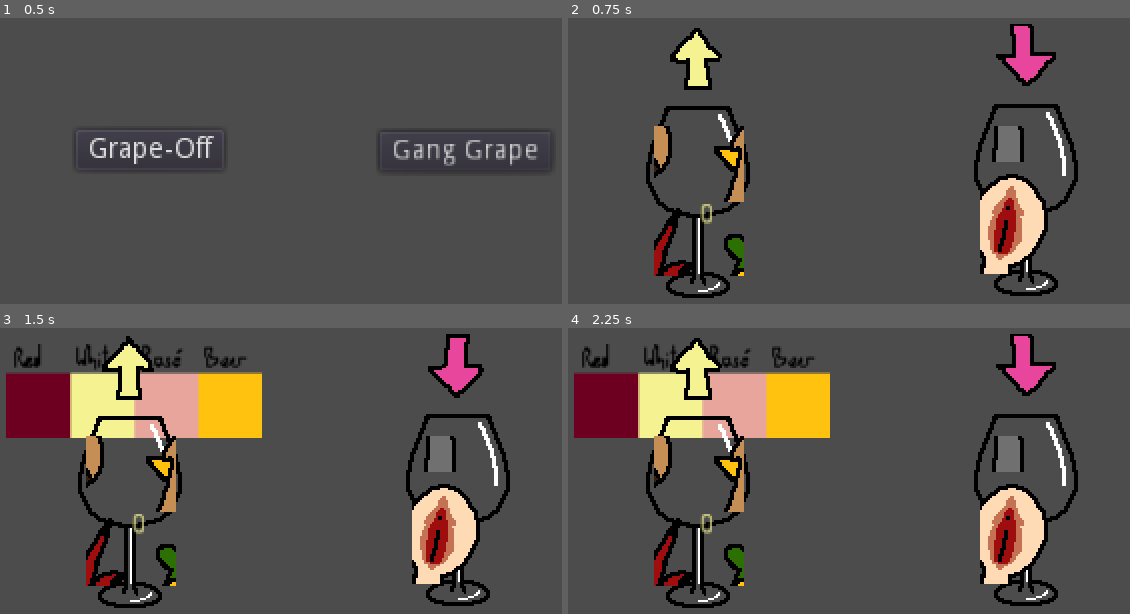
Above: before the commit, frames 1-4 (two rows, left to right).
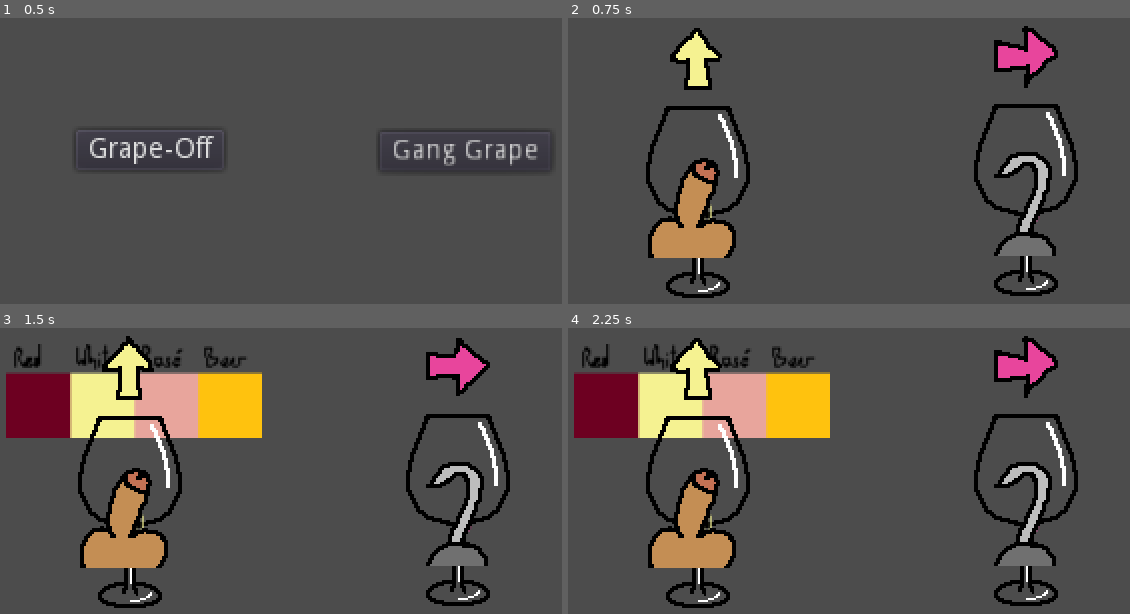
Above: after the commit, the same moments.

Repository: fabian-bubla/Leberolympiade
Game: Godot game, scene res://assets/StartScreen/StartScreen.tscn
Two runs of this game, one before a commit and one after it. Both use one fixed random seed, a clock stepped at 60 frames per second and the inputs below. Sound files missing from this copy of the repository are replaced by a short silence.
Inputs (mouse positions are in pixels of both pictures, inside the frame that each line leads up to):
- Up to frame 1 (0.5 s): no input
- Up to frame 2 (0.75 s): click "Grape-Off" at 0.5 s
- Up to frame 3 (1.5 s): tap Enter (ui_accept) at 1.25 s; move the mouse to (427, 436) at 1.27 s; hold Right (ui_right) from 1.28 s (still down); click (427, 436) at 1.42 s
- Up to frame 4 (2.25 s): tap Enter (ui_accept) at 1.52 s; release Right (ui_right) at 2 s; drag from (725, 473) to (820, 528) at 2.02 s

Frame 1 is identical in both runs. In frame 2, 11% of the frame differs, in the area x 14-88%, y 2-91%; in frame 3, 11%; in frame 4, 11%.

Commit message:
hands frames fix

Diff:
--- a/assets/WineGlass/WineGlass.tscn
+++ b/assets/WineGlass/WineGlass.tscn
@@ -56,12 +56,10 @@
 "_edit_use_anchors_": false
 }
 
-[node name="HandSprite" type="Sprite" parent="." groups=[
-"HandSprites",
-]]
+[node name="HandSprite" type="Sprite" parent="."]
 texture = ExtResource( 7 )
-hframes = 5
-vframes = 3
+hframes = 4
+vframes = 4
 script = ExtResource( 8 )
 
 [node name="Arrows" parent="." instance=ExtResource( 3 )]
--- a/assets/_Arrows/Arrows.tres
+++ b/assets/_Arrows/Arrows.tres
@@ -6,40 +6,40 @@
 [ext_resource path="res://assets/_Arrows/Arrow_Down.png" type="Texture" id=4]
 [ext_resource path="res://assets/_Arrows/Arrow_X.png" type="Texture" id=5]
 
-[sub_resource type="AtlasTexture" id=1]
+[sub_resource type="AtlasTexture" id=4]
+atlas = ExtResource( 4 )
+region = Rect2( 0, 0, 32, 32 )
+
+[sub_resource type="AtlasTexture" id=5]
+atlas = ExtResource( 4 )
+region = Rect2( 32, 0, 32, 32 )
+
+[sub_resource type="AtlasTexture" id=6]
+atlas = ExtResource( 4 )
+region = Rect2( 64, 0, 32, 32 )
+
+[sub_resource type="AtlasTexture" id=16]
 atlas = ExtResource( 2 )
 region = Rect2( 0, 0, 32, 32 )
 
-[sub_resource type="AtlasTexture" id=2]
+[sub_resource type="AtlasTexture" id=17]
 atlas = ExtResource( 2 )
 region = Rect2( 32, 0, 32, 32 )
 
-[sub_resource type="AtlasTexture" id=3]
+[sub_resource type="AtlasTexture" id=18]
 atlas = ExtResource( 2 )
 region = Rect2( 64, 0, 32, 32 )
 
-[sub_resource type="AtlasTexture" id=4]
+[sub_resource type="AtlasTexture" id=7]
 atlas = ExtResource( 3 )
 region = Rect2( 0, 0, 32, 32 )
 
-[sub_resource type="AtlasTexture" id=5]
+[sub_resource type="AtlasTexture" id=8]
 atlas = ExtResource( 3 )
 region = Rect2( 32, 0, 32, 32 )
 
-[sub_resource type="AtlasTexture" id=6]
+[sub_resource type="AtlasTexture" id=9]
 atlas = ExtResource( 3 )
-region = Rect2( 64, 0, 32, 32 )
-
-[sub_resource type="AtlasTexture" id=7]
-atlas = ExtResource( 4 )
-region = Rect2( 0, 0, 32, 32 )
-
-[sub_resource type="AtlasTexture" id=8]
-atlas = ExtResource( 4 )
-region = Rect2( 32, 0, 32, 32 )
-
-[sub_resource type="AtlasTexture" id=9]
-atlas = ExtResource( 4 )
 region = Rect2( 64, 0, 32, 32 )
 
 [sub_resource type="AtlasTexture" id=10]
@@ -68,14 +68,14 @@
 
 [resource]
 animations = [ {
-"frames": [ SubResource( 1 ), SubResource( 2 ), SubResource( 3 ) ],
-"loop": true,
-"name": "Up",
-"speed": 6.0
-}, {
 "frames": [ SubResource( 4 ), SubResource( 5 ), SubResource( 6 ) ],
 "loop": true,
 "name": "Right",
+"speed": 6.0
+}, {
+"frames": [ SubResource( 16 ), SubResource( 17 ), SubResource( 18 ) ],
+"loop": true,
+"name": "Up",
 "speed": 6.0
 }, {
 "frames": [ SubResource( 7 ), SubResource( 8 ), SubResource( 9 ) ],
